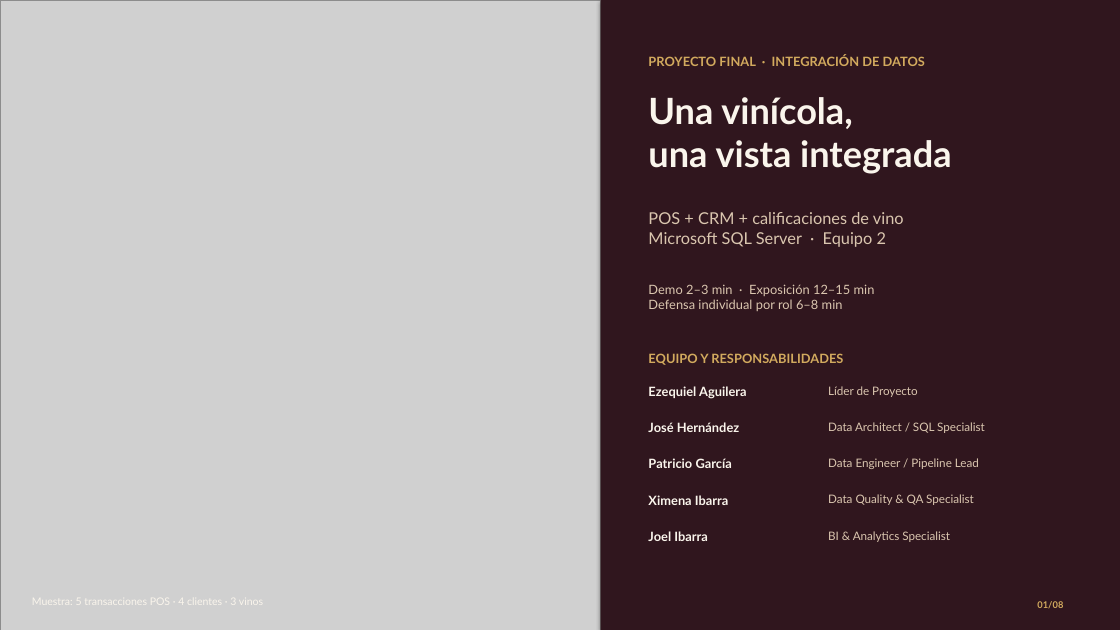
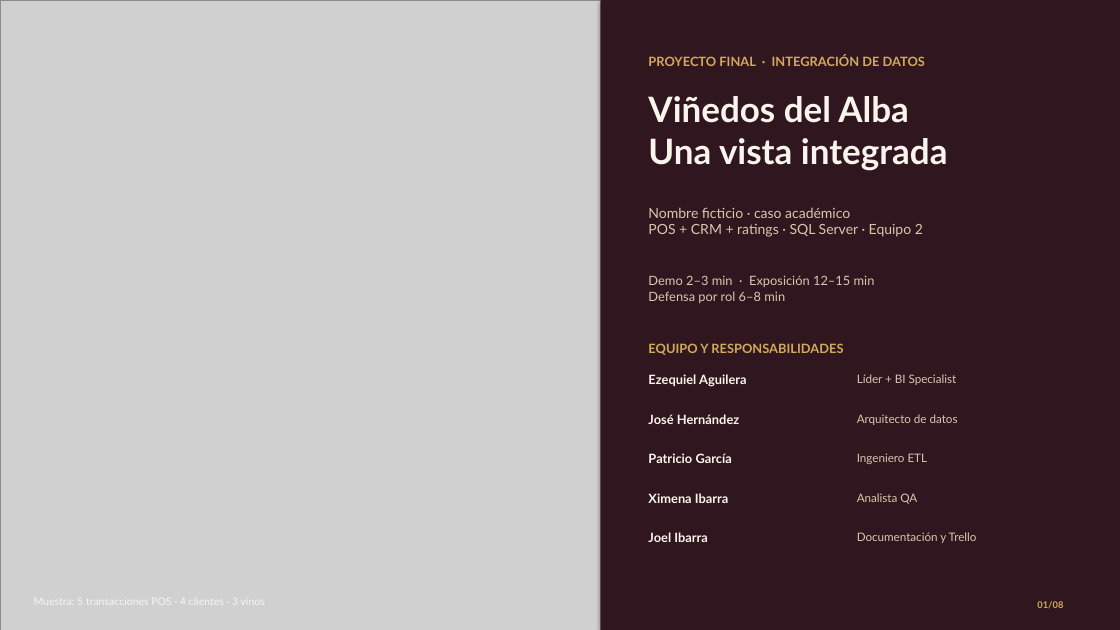
Before and after one commit to checheag22/integracion-datos-equipo-2, a slide deck: slide 1 of docs/presentacion-final-equipo-2.pptx. Drawn at 1120x630 pixels with LibreOffice and Linux fonts; fonts in the diff are those of the drawing; grey boxes stand for pictures. Boxes give left, top, right and bottom in pixels: in the first picture for what was removed or moved away, otherwise in the second. Text is boxed around its words. In the diff, an @@ line names an element or a change of style, - is before the commit and + after.

```diff
--- a/docs/presentacion-final-equipo-2.pptx
+++ b/docs/presentacion-final-equipo-2.pptx
@@ text at box(648, 96, 948, 171): text changed; size 31 to 30 pt @@
-Una vinícola,
-una vista integrada
+Viñedos del Alba
+Una vista integrada
@@ text at box(648, 207, 923, 237): text changed; size 14 to 12 pt @@
-POS + CRM + calificaciones de vino
-Microsoft SQL Server · Equipo 2
+Nombre ficticio · caso académico
+POS + CRM + ratings · SQL Server · Equipo 2
@@ text at box(648, 275, 875, 303): text changed @@
-Demo 2–3 min · Exposición 12–15 min
-Defensa individual por rol 6–8 min
+Demo 2–3 min · Exposición 12–15 min
+Defensa por rol 6–8 min
@@ text "EQUIPO Y RESPONSABILIDADES": place and size @@
-text "EQUIPO Y RESPONSABILIDADES" at box(648, 353, 843, 365)
+text "EQUIPO Y RESPONSABILIDADES" at box(648, 343, 843, 355)
@@ text "Ezequiel Aguilera": place and size @@
-text "Ezequiel Aguilera" at box(648, 386, 747, 399)
+text "Ezequiel Aguilera" at box(648, 374, 747, 387)
@@ text at box(857, 374, 957, 385): text changed @@
-Líder de Proyecto
+Líder + BI Specialist
@@ text "José Hernández": place and size @@
-text "José Hernández" at box(648, 422, 739, 432)
+text "José Hernández" at box(648, 414, 739, 424)
@@ text at box(857, 414, 958, 425): text changed @@
-Data Architect / SQL Specialist
+Arquitecto de datos
@@ text "Patricio García": place and size @@
-text "Patricio García" at box(648, 458, 732, 468)
+text "Patricio García" at box(648, 453, 732, 463)
@@ text at box(857, 453, 928, 464): text changed @@
-Data Engineer / Pipeline Lead
+Ingeniero ETL
@@ text at box(857, 493, 917, 504): text changed @@
-Data Quality & QA Specialist
+Analista QA
@@ text at box(857, 532, 977, 543): text changed @@
-BI & Analytics Specialist
+Documentación y Trello
@@ text "Muestra: 5 transacciones POS · ..." rewrapped from box(32, 598, 263, 605) to box(34, 595, 224, 608) @@
```
Also in this commit, not shown: 4 other slides changed, 13 other files.
